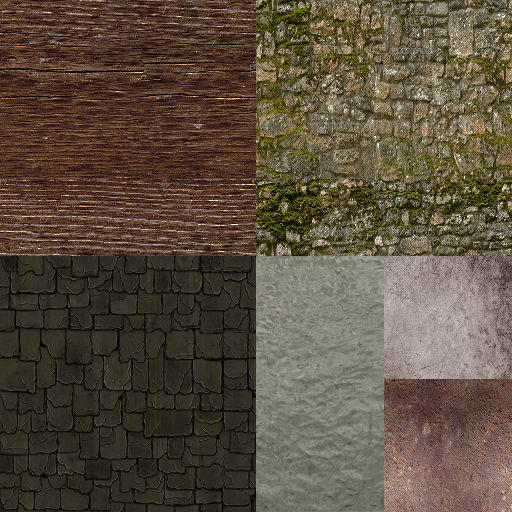
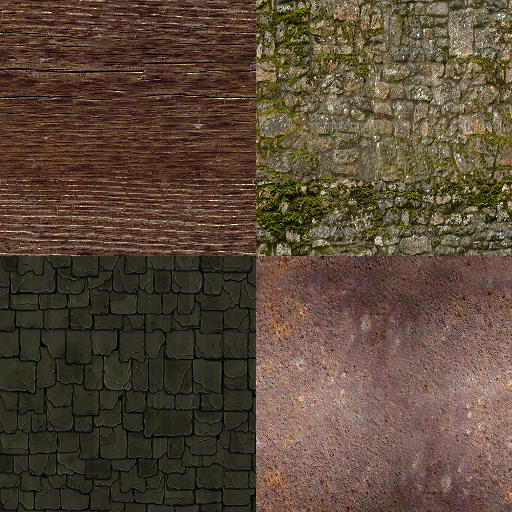
Layers edited between the first and the second (512, 512) image:
removed layer "water" over [256, 256, 384, 512]
painted on "diffuse" over [256, 256, 512, 512]
hid "normal", painted on it over [256, 256, 512, 512]
